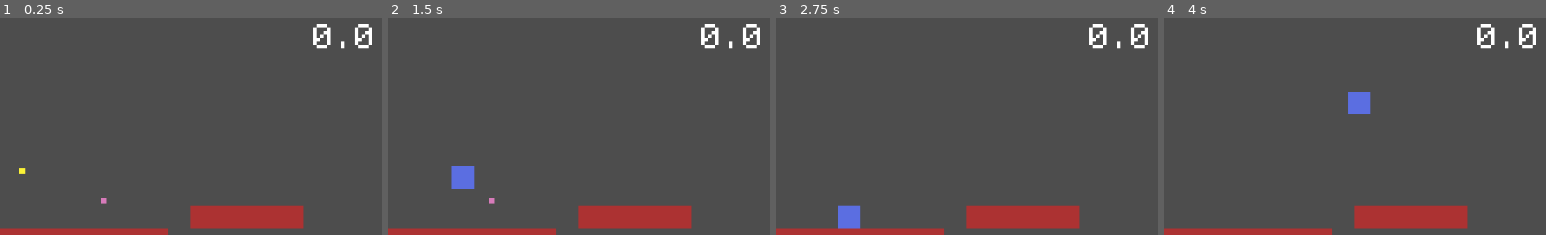
Above: before the commit, frames 1-4 (left to right).
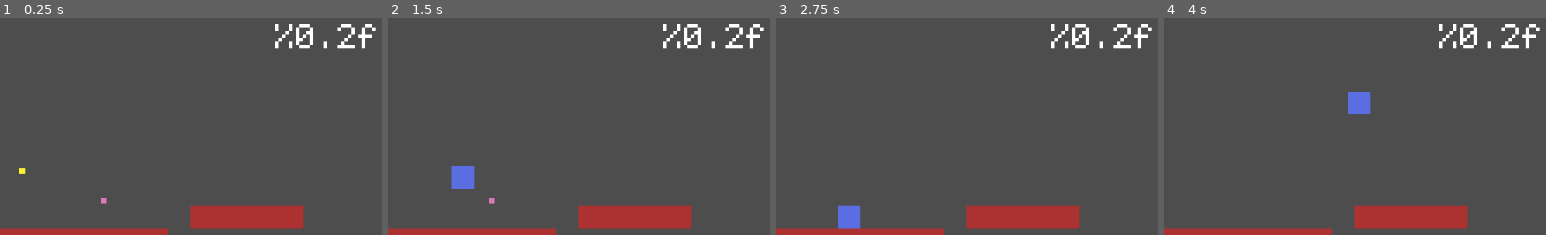
Above: after the commit, the same moments.

Repository: Wendellevinne/Godot-Wild-Jam-86
Game: Godot game, scene res://Scenes/main.tscn
The game is run twice, just before and just after one commit, with the same random seed, the same clock (stepped at 60 frames per second) and the same inputs.
Inputs:
- Up to frame 1 (0.25 s): no input
- Up to frame 2 (1.5 s): hold D (move_right) from 0.53 s (still down); tap Shift (air_dash) at 0.6, 1.35 s; tap W (jump) at 0.77 s
- Up to frame 3 (2.75 s): tap W (jump) at 1.52 s; release D (move_right) at 2.03 s; hold A (move_left) from 2.03 s (still down); tap Shift (air_dash) at 2.1 s
- Up to frame 4 (4 s): release A (move_left) at 2.78 s; hold D (move_right) from 2.78 s (still down); tap Shift (air_dash) at 2.85, 3.6 s; tap W (jump) at 3.02, 3.77 s
The pictures show only the part of the screen within x 50-100%, y 0-50%; the shares and areas given below are measured in that part.

The runs differ from the first frame. In frame 1, 1.5% of the frame differs, in the area x 71-99%, y 2-15%; in frame 2, 1.5%; in frame 3, 1.5%; in frame 4, 1.5%.

Commit message:
Configuring the formatting of the timer text in the screen

Diff:
--- a/Scenes/UI/timer.tscn
+++ b/Scenes/UI/timer.tscn
@@ -3,7 +3,7 @@
 [ext_resource type="Script" uid="uid://q4pdscvqds3b" path="res://Scripts/UI/timer.gd" id="1_dytps"]
 [ext_resource type="FontFile" uid="uid://vuvad7koos8g" path="res://Assets/monogram.ttf" id="1_kx66v"]
 
-[node name="Control" type="Control" node_paths=PackedStringArray("timer_label")]
+[node name="Control" type="Control" node_paths=PackedStringArray("timer", "timer_label")]
 layout_mode = 3
 anchors_preset = 1
 anchor_left = 1.0
@@ -14,6 +14,7 @@
 offset_bottom = 10.000061
 grow_horizontal = 0
 script = ExtResource("1_dytps")
+timer = NodePath("Timer")
 timer_label = NodePath("AspectRatioContainer/Label")
 
 [node name="AspectRatioContainer" type="AspectRatioContainer" parent="."]
@@ -35,3 +36,5 @@
 text = "00:00:00"
 horizontal_alignment = 1
 vertical_alignment = 1
+
+[node name="Timer" type="Timer" parent="."]
--- a/Scripts/UI/timer.gd
+++ b/Scripts/UI/timer.gd
@@ -1,7 +1,7 @@
 extends Control
 
 @onready var current_level: Map = get_tree().get_first_node_in_group("Levels")
-@onready var timer: Timer = Timer.new()
+@export var timer: Timer
 @export var timer_label: Label
 
 
@@ -17,10 +17,11 @@
 	timer.set_wait_time(level_time_limit)
 
 func start_timer() -> void:
-	timer.autostart = true
+	timer.start()
 
 func stop_timer() -> void:
 	timer.stop()
 
 func _transfer_timer_value_to_label() -> void:
-	timer_label.text = str(timer.get_time_left())
+	var time_label_text = "{timer}"
+	timer_label.text = time_label_text.format({"timer":"%0.2f" % str(timer.get_time_left())})
